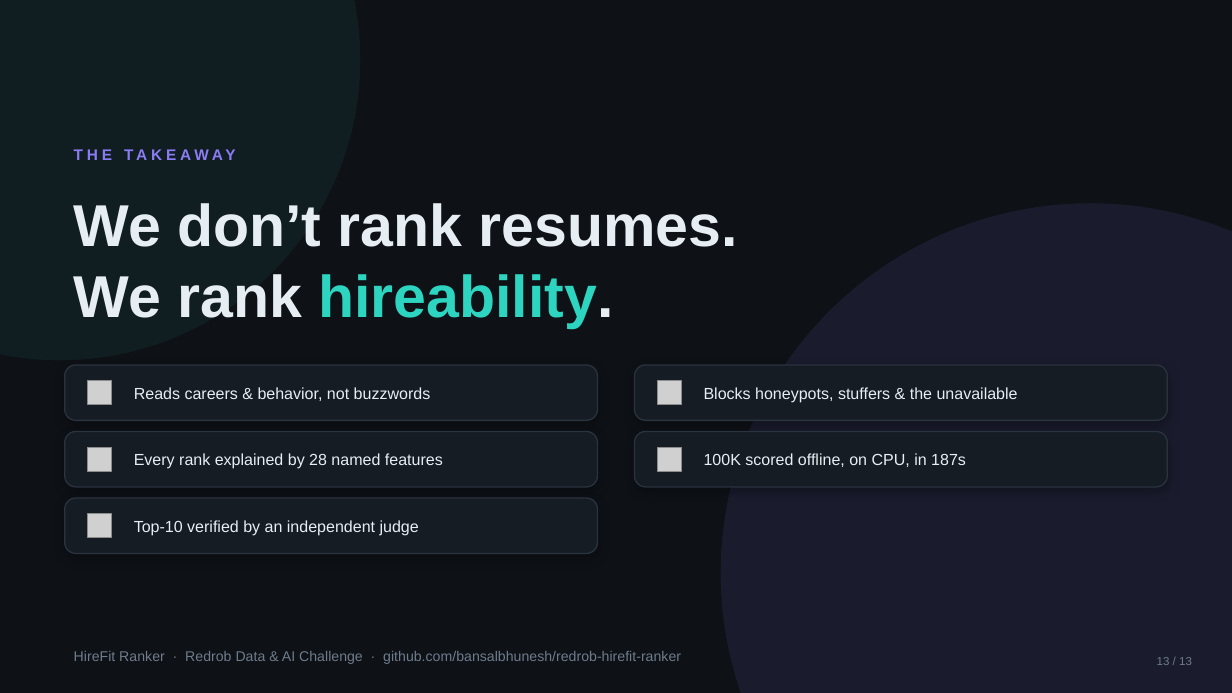
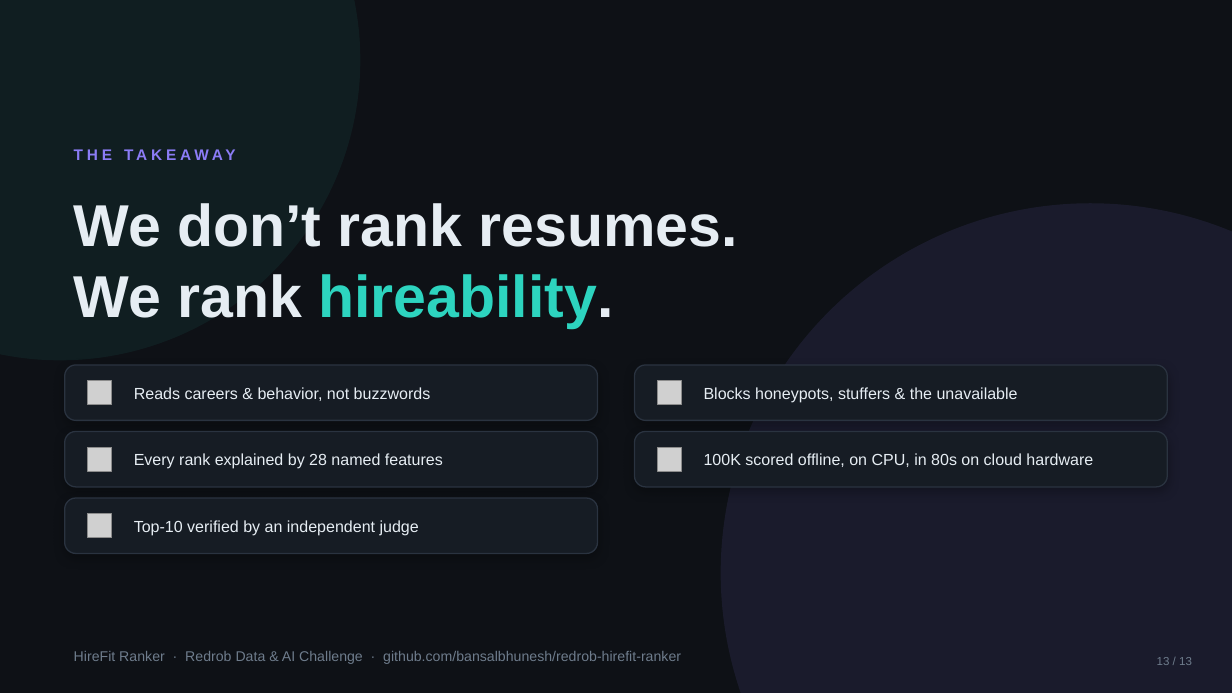
Before and after one commit to bansalbhunesh/redrob-hirefit-ranker, a slide deck: slide 13 of docs/HireFit_Ranker_Redrob_POLISHED.pptx. Drawn at 1232x693 pixels with LibreOffice and Linux fonts; fonts in the diff are those of the drawing; grey boxes stand for pictures. Boxes give left, top, right and bottom in pixels: in the first picture for what was removed or moved away, otherwise in the second. Text is boxed around its words. In the diff, an @@ line names an element or a change of style, - is before the commit and + after.

Commit message:
Deck+README: cloud-benchmark runtime figures (80s clean runner, ~122s local)
CI-verified numbers from the re-run benchmark workflow: 80/81s full-100K
serial at --cpus=2 on a clean runner, byte-deterministic; 121.7s local
Docker worst-case config. PDF regenerated from the same PPTX.

```diff
--- a/docs/HireFit_Ranker_Redrob_POLISHED.pptx
+++ b/docs/HireFit_Ranker_Redrob_POLISHED.pptx
@@ text at <box>704,453,1093,467</box>: text changed @@
-100K scored offline, on CPU, in 187s
+100K scored offline, on CPU, in 80s on cloud hardware
```
Also in this commit, not shown: 2 other slides changed, 2 other files.
